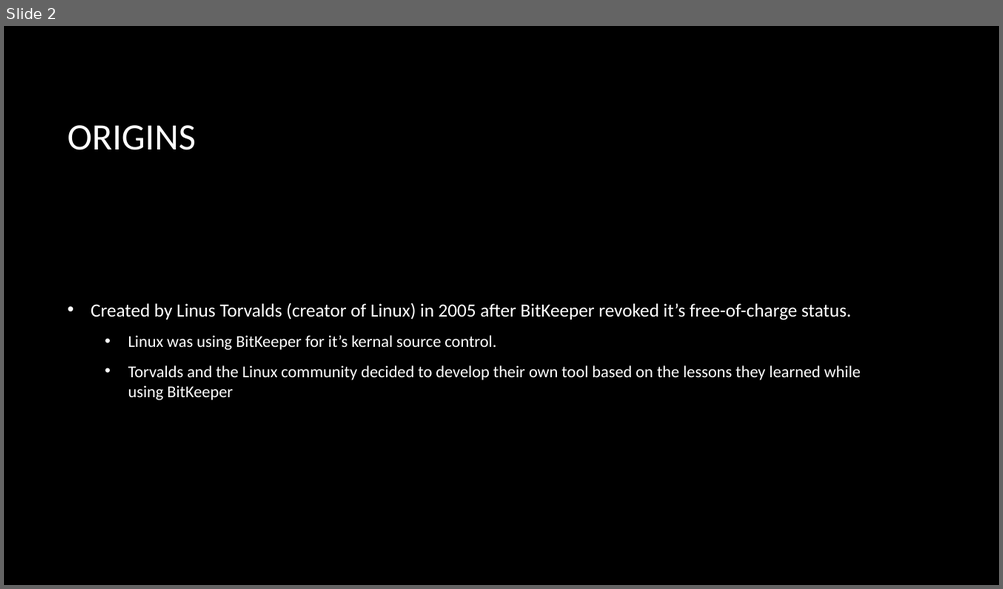
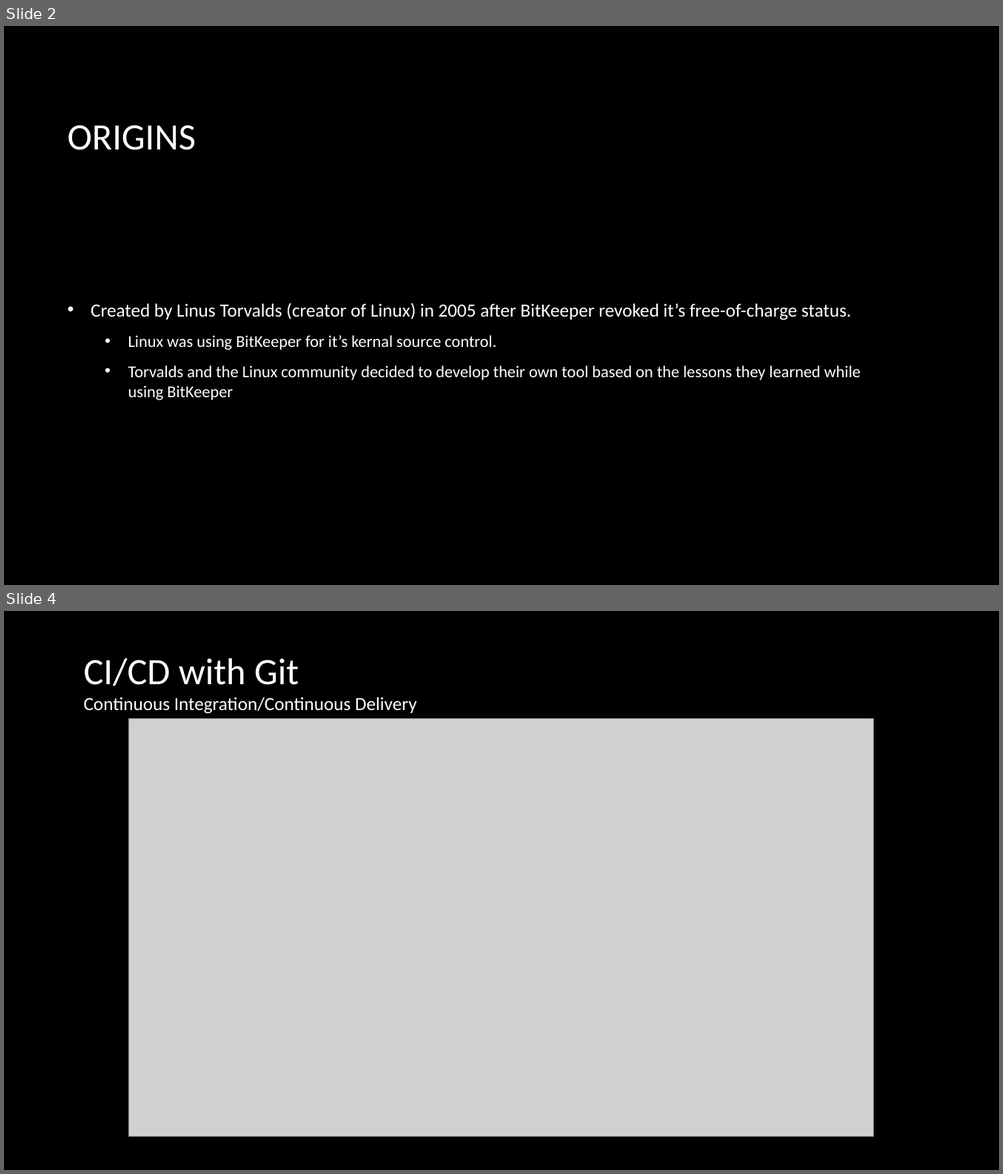
Before and after one commit to BenJokela/GitTraining, a slide deck: GIT 101.pptx. Shown one above the other, each under a label of ours: slide 2 before the commit, slides 2 and 4 after it; the slides between them are not shown. The pictures are 1003x589 and 1003x1174 pixels, drawn with LibreOffice and Linux fonts; fonts in the diff are those of the drawing; grey boxes stand for pictures; background and template pictures are left out. Boxes give left, top, right and bottom in pixels: in the first picture for what was removed or moved away, otherwise in the second. Text is boxed around its words. In the diff, an @@ line names an element or a change of style, - is before the commit and + after.

```diff
--- a/GIT 101.pptx
+++ b/GIT 101.pptx
@@ slide 4 added at [4, 611, 999, 1170], background picture (left out) @@
@@ text added at [84, 658, 416, 714], 18 pt, text #FFFFFF @@
+CI/CD with Git
+Continuous Integration/Continuous Delivery
@@ picture added at [129, 719, 874, 1138] @@
```
Also in this commit, not shown: 5 other slides added, 1 slide removed.
